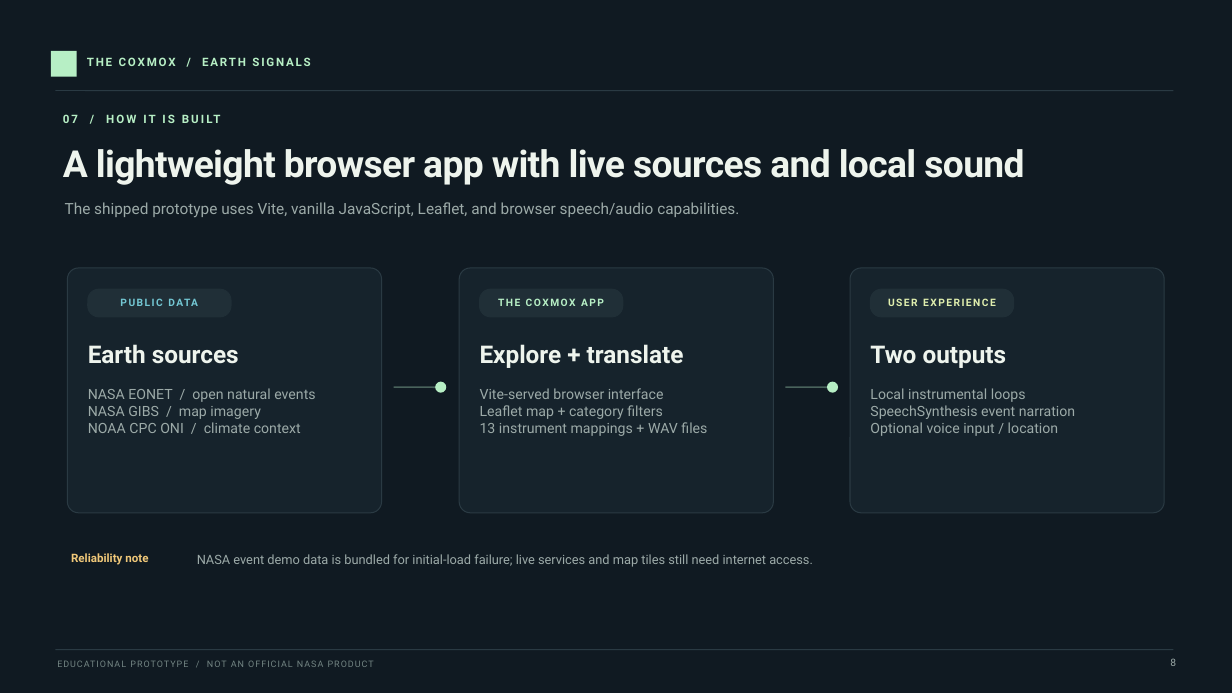
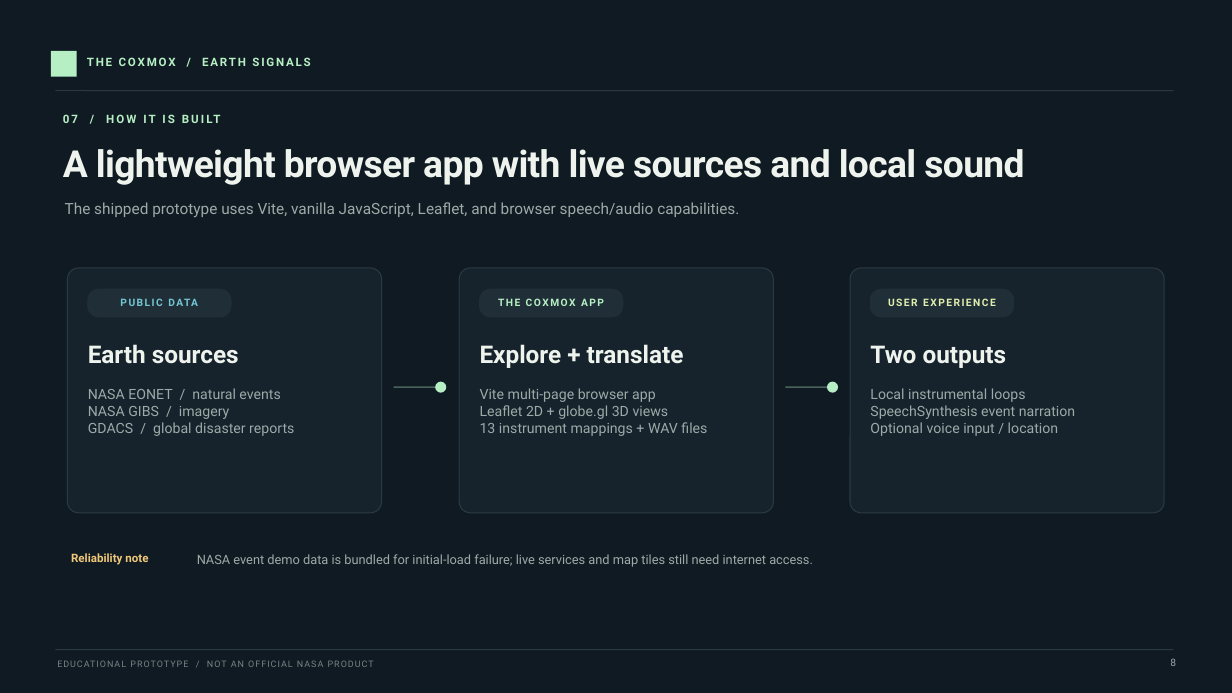
Before and after one commit to mrdarkpheonix/COXMOX, a slide deck: slide 8 of THE_COXMOX_PROJECT_PRESENTATION.pptx. Drawn at 1232x693 pixels with LibreOffice and Linux fonts; fonts in the diff are those of the drawing. Boxes give left, top, right and bottom in pixels: in the first picture for what was removed or moved away, otherwise in the second. Text is boxed around its words. In the diff, an @@ line names an element or a change of style, - is before the commit and + after.

```diff
--- a/THE_COXMOX_PROJECT_PRESENTATION.pptx
+++ b/THE_COXMOX_PROJECT_PRESENTATION.pptx
@@ text at [88,388,294,436]: text changed @@
-NASA EONET / open natural events
-NASA GIBS / map imagery
-NOAA CPC ONI / climate context
+NASA EONET / natural events
+NASA GIBS / imagery
+GDACS / global disaster reports
@@ text at [480,388,669,419]: text changed @@
-Vite-served browser interface
-Leaflet map + category filters
+Vite multi-page browser app
+Leaflet 2D + globe.gl 3D views
```
Also in this commit, not shown: 3 other slides changed, 13 other files.
